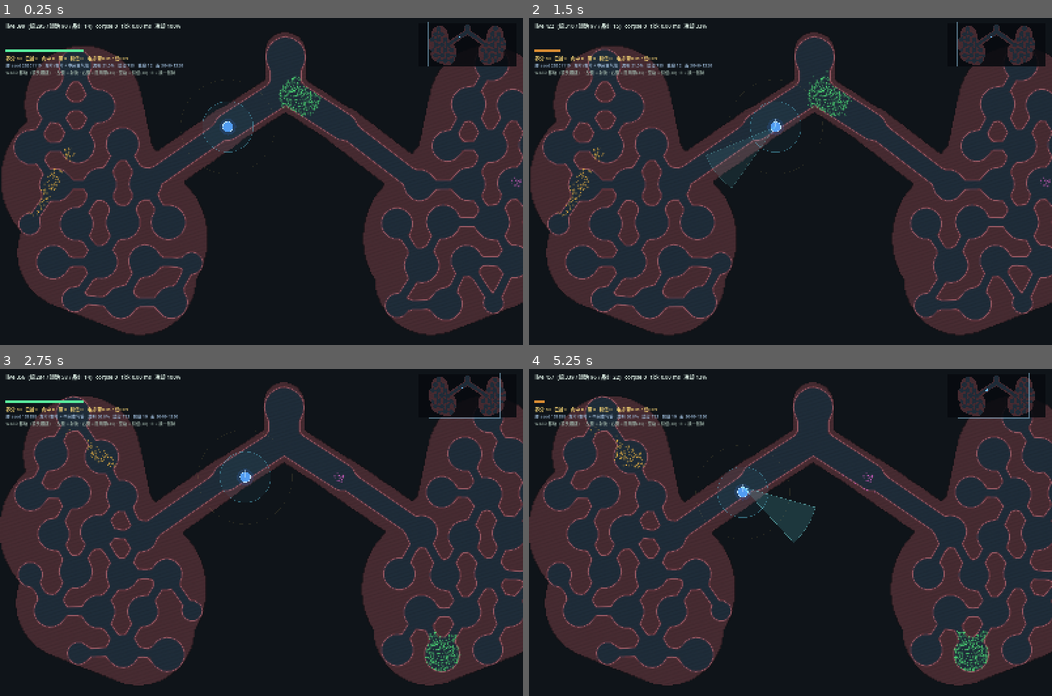
Above: before the commit, frames 1-4 (two rows, left to right).
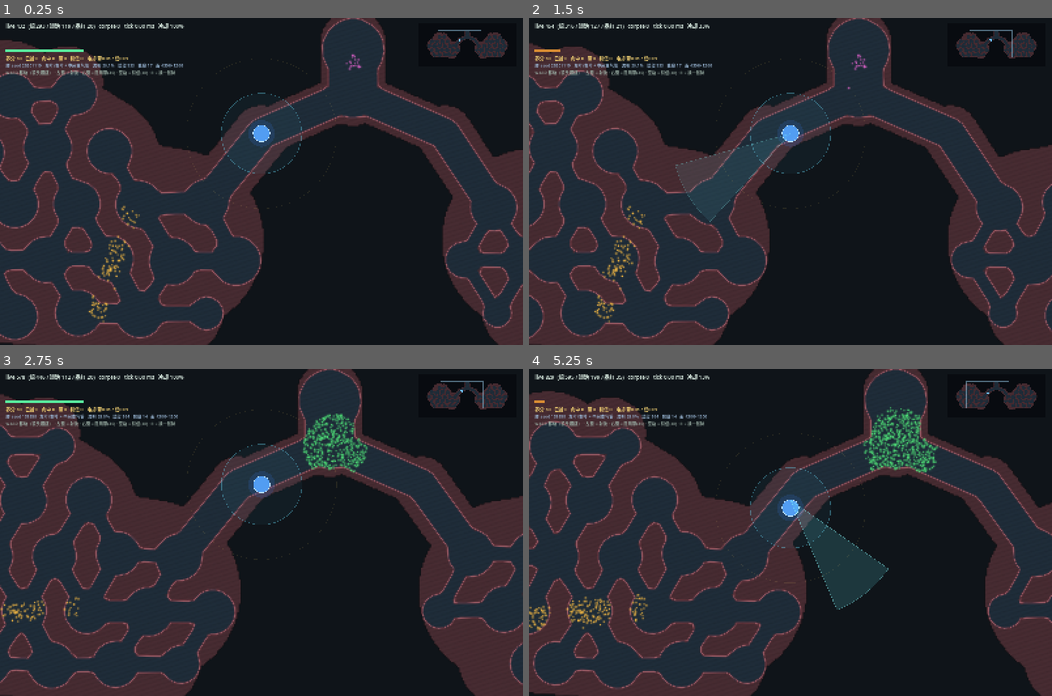
Above: after the commit, the same moments.

Repository: yanyanzi620/gamecreation
Game: Godot game, scene res://scenes/main.tscn
Two runs of this game, one before a commit and one after it. Both use one fixed random seed, a clock stepped at 60 frames per second and the inputs below.
Inputs (mouse positions are in pixels of both pictures, inside the frame that each line leads up to):
- Up to frame 1 (0.25 s): no input
- Up to frame 2 (1.5 s): tap Enter at 0.5 s; move the mouse to (905, 165) at 0.52 s; hold D 0.53-1.25 s; tap B at 0.6 s; click (905, 165) at 0.67 s; tap Space at 0.77 s; drag from (685, 197) to (764, 246) at 1.27 s
- Up to frame 3 (2.75 s): tap Space at 2 s; move the mouse to (313, 460) at 2.02 s; hold D from 2.03 s (still down); tap R at 2.1 s
- Up to frame 4 (5.25 s): release D at 2.75 s; drag from (764, 597) to (633, 483) at 2.77 s; tap Enter at 3.5 s; move the mouse to (947, 581) at 3.52 s; hold A 3.53-4.25 s; tap V at 3.6 s; tap Space at 3.77, 5 s; drag from (633, 483) to (712, 450) at 4.27 s; move the mouse to (816, 532) at 5.02 s; hold S from 5.03 s (still down); tap B at 5.1 s; click (816, 532) at 5.17 s

The runs differ from the first frame. In frame 1, 53% of the frame differs, in the area x 0-100%, y 0-100%; in frame 2, 51%; in frame 3, 51%; in frame 4, 59%.

Commit message:
feat(map): 场地放大到 4300x1260，一屏刚好装下一整叶（相机0.85跟随），肺泡同步放大到 156~176
- 肺泡 R 78~88（原 66~74），隔膜 52，玩家 60 直径 / 速度 420，病毒粒子 6~10
- 门（连接通道）三档随机：窄门 44~56 / 中门 56~80 / 宽门 80~76宽，同一张图里宽窄并存
- 门与孔隙只在「隔膜够近」的两腔之间铺，避免拉出细长面条
- 气管/主支气管/肺门同步放大（气管 176 宽、主支气管 112 宽）
- 轮廓胶囊两端做边距钳制，肺底不再被场地边切平（open=0）
- 自测 34/34 PASS：reach 100% / comps 1 / open 0，build≈155ms

Diff:
--- a/scripts/core/balance.gd
+++ b/scripts/core/balance.gd
@@ -17,12 +17,12 @@
 
 # ------------------------------------------------------------ 场地
 # 场地放大到 3040x1320：屏幕只看到局部，靠相机跟随（左右两叶 + 中间纵隔）
-const ARENA_W := 3040.0
-const ARENA_H := 1320.0
+const ARENA_W := 4300.0
+const ARENA_H := 1260.0
 const ARENA_PAD := 30.0        # 病毒不许长到离边这么近的区域
 const CELL := 30.0             # 粗格边长；只影响密度判定，不影响手感
-const GRID_W := 102            # = ceil(ARENA_W / CELL)
-const GRID_H := 44             # = ceil(ARENA_H / CELL)
+const GRID_W := 144            # = ceil(ARENA_W / CELL)
+const GRID_H := 42             # = ceil(ARENA_H / CELL)
 
 
 # ============================================================ 病毒 · 通用
@@ -36,8 +36,8 @@
 const VIRUS_COOL_MAX := 2.50
 
 const VIRUS_PROBE_DIST := 30.0 # 探路距离，习惯上等于 CELL
-const VIRUS_R_MIN := 4.5       # 粒子视觉半径下限
-const VIRUS_R_MAX := 8.0       # 粒子视觉半径上限；只影响观感，不影响碰撞
+const VIRUS_R_MIN := 6.0       # 粒子视觉半径下限
+const VIRUS_R_MAX := 10.0      # 粒子视觉半径上限；只影响观感，不影响碰撞
 
 
 # ============================================================ 病毒 · 圆周 BLOB
@@ -76,12 +76,12 @@
 
 
 # ============================================================ 玩家
-const PLAYER_SPEED := 320.0
-const PLAYER_R := 22.0          # 单元视觉半径；目前碰撞按中心点算
+const PLAYER_SPEED := 420.0
+const PLAYER_R := 30.0          # 单元视觉半径；碰撞按 0.72R 的偏移线算
 
 
 # ============================================================ 手段 · 射流
-const JET_LENGTH := 320.0        # 射程；调大 = 一次性清得更深
+const JET_LENGTH := 430.0        # 射程；调大 = 一次性清得更深
 const JET_HALF_ANGLE_DEG := 16.0 # 半角；调大 = 扇形更宽、更容易扫到
 const JET_COOLDOWN := 0.50       # 两发之间最短间隔
 const JET_VIS_SEC := 0.30        # 弹道残影停留时间（纯表现）
@@ -89,20 +89,20 @@
 
 
 # ============================================================ 手段 · 净化场（贴身自动）
-const PURGE_RADIUS := 108.0      # 站在病毒里也不至于瞬间被淹
+const PURGE_RADIUS := 145.0      # 站在病毒里也不至于瞬间被淹
 const PURGE_PER_SEC := 55.0      # 每秒消融几颗
 
 
 # ============================================================ 手段 · 养分拾取（自动）
-const PICKUP_RADIUS := 200.0     # 比射程小 -> 远端战果收不回来，必须往前走
+const PICKUP_RADIUS := 270.0     # 比射程小 -> 远端战果收不回来，必须往前走
 const PICKUP_PER_SEC := 45.0     # 每秒最多收几颗尸体
 const MOTE_SPEED := 460.0        # 光点飞回速度（纯表现）
 const MOTE_MAX := 80             # 同时在场光点上限；满了就先不吃，不会丢养分
 
 
 # ============================================================ 手段 · 阻隔带
-const BLOCK_LEN := 260.0         # 固定长度；调大 = 更容易整条封死
-const BLOCK_OFFSET := 140.0      # 落在单元正前方多远
+const BLOCK_LEN := 350.0         # 固定长度；调大 = 更容易整条封死
+const BLOCK_OFFSET := 190.0      # 落在单元正前方多远
 const BLOCK_ARM := 0.45          # 闪烁多久才生效（生效前只减速、不拦人）
 const BLOCK_LIFE := 30.0         # 生效后存活多久，到点自溶
 const BLOCK_SLACK := 12.0        # 端点容差
@@ -110,11 +110,11 @@
 
 
 # ============================================================ 手段 · 引信
-const FUSE_KILL := 85.0          # 内圈：圆盘/带状/链，进圈即消融
-const FUSE_PULL := 220.0         # 外圈：只对跳跃链生效的引力范围
+const FUSE_KILL := 115.0         # 内圈：圆盘/带状/链，进圈即消融
+const FUSE_PULL := 300.0         # 外圈：只对跳跃链生效的引力范围
 const FUSE_SPEED := 250.0        # 链被拽的速度；调大 = 吸得更快更狠
 const FUSE_LIFE := 3.0           # 引信维持多久
-const FUSE_OFFSET := 180.0       # 落在单元正前方多远
+const FUSE_OFFSET := 240.0       # 落在单元正前方多远
 const FUSE_MAX := 3              # 同时最多几枚
 
 
--- a/scripts/debug/map_selftest.gd
+++ b/scripts/debug/map_selftest.gd
@@ -39,7 +39,7 @@
 
 func _test_seed(seedv: int) -> void:
 	var gen := LungGen.new()
-	var m: OrganMap = gen.build(seedv, Vector2(3040.0, 1320.0))
+	var m: OrganMap = gen.build(seedv, Vector2(4300.0, 1260.0))
 	var rep: Dictionary = m.walk_report(16.0)
 
 	var tag := "seed %d" % seedv
@@ -82,9 +82,9 @@
 
 func _determinism() -> bool:
 	var g1 := LungGen.new()
-	var m1: OrganMap = g1.build(20261119, Vector2(3040.0, 1320.0))
+	var m1: OrganMap = g1.build(20261119, Vector2(4300.0, 1260.0))
 	var g2 := LungGen.new()
-	var m2: OrganMap = g2.build(20261119, Vector2(3040.0, 1320.0))
+	var m2: OrganMap = g2.build(20261119, Vector2(4300.0, 1260.0))
 	if m1.seg_a.size() != m2.seg_a.size():
 		return false
 	var h1 := 0.0
--- a/scripts/main.gd
+++ b/scripts/main.gd
@@ -103,7 +103,8 @@
 	# 相机：地图比屏幕大得多，镜头跟着免疫单元走
 	cam = Camera2D.new()
 	cam.name = "Cam"
-	cam.zoom = Vector2(0.72, 0.72)      # 一屏约能看到叶子的三分之一，肺形才看得出来
+	# 一屏刚好装下一整叶（约 90%）：看得见自己要守的那半区，看不见对面 —— 逼着走气管
+	cam.zoom = Vector2(0.85, 0.85)
 	cam.position_smoothing_enabled = true
 	cam.position_smoothing_speed = 9.0
 	add_child(cam)
@@ -211,7 +212,7 @@
 func _pick_start() -> Vector2:
 	var mid_x: float = _map.size.x * 0.5
 	# 左肺门：主支气管刚插进左叶的位置（和 LungGen 的 hilar 对齐）
-	var p: Vector2 = _map.nearest_free(Vector2(mid_x - 246.0, _map.size.y * 0.315), 320.0)
+	var p: Vector2 = _map.nearest_free(Vector2(mid_x - 330.0, _map.size.y * 0.330), 380.0)
 	if p.x < 0.0:
 		p = _pick_near_center()
 	return p
@@ -248,10 +249,10 @@
 		var fallback: Vector2 = _map.size * 0.5 + Vector2(float(_spawn_pts.size()) * 120.0, 0.0)
 		_spawn_pts.append(fallback)
 
-	# 场地面积约是原来的 2.5 倍，播种量同比放大，密度手感才接近
-	pop.spawn_virus(KIND_BLOB, _spawn_pts[0], 88.0, 0.0, 380, _rng.randf() * TAU)
-	pop.spawn_virus(KIND_BAND, _spawn_pts[1], 165.0, 26.0, 120, _rng.randf() * TAU)
-	pop.spawn_virus(KIND_CHAIN, _spawn_pts[2], 22.0, 0.0, 14, _rng.randf() * TAU)
+	# 场地面积从 4.0M 涨到 5.4M，播种量按面积再补一次
+	pop.spawn_virus(KIND_BLOB, _spawn_pts[0], 115.0, 0.0, 520, _rng.randf() * TAU)
+	pop.spawn_virus(KIND_BAND, _spawn_pts[1], 210.0, 34.0, 165, _rng.randf() * TAU)
+	pop.spawn_virus(KIND_CHAIN, _spawn_pts[2], 28.0, 0.0, 20, _rng.randf() * TAU)
 
 
 # ============================================================ 输入
@@ -438,14 +439,14 @@
 	var demo := player
 	if _spawn_pts.size() >= 1:
 		var target: Vector2 = _spawn_pts[0]
-		var behind: Vector2 = _map.nearest_free(target + Vector2(-235.0, 60.0), 200.0)
+		var behind: Vector2 = _map.nearest_free(target + Vector2(-300.0, 80.0), 260.0)
 		if behind.x > 0.0:
 			player = behind
 			cam.position = player
 			cam.reset_smoothing()
 			aim = (target - player).normalized()
 	# 相机跟随之后，固定坐标的老病毒团可能已经在射程外 —— 正前方补一团做验收
-	demo = player + aim * 250.0
+	demo = player + aim * 330.0
 	if not _map.solid_point(demo):
 		pop.spawn_virus(KIND_BLOB, demo, 66.0, 0.0, 110, 0.0)
 	await get_tree().create_timer(0.60).timeout
@@ -457,7 +458,7 @@
 	await get_tree().create_timer(0.85).timeout
 	_save("res://main_shot_a.png")
 	# 引信丢到正前方那团病毒里（能吸链、能清盘/带）
-	var fuse_spot: Vector2 = player + aim * 180.0
+	var fuse_spot: Vector2 = player + aim * 240.0
 	if _map.solid_point(fuse_spot):
 		fuse_spot = _map.nearest_free(fuse_spot, 60.0)
 	if fuse_spot.x > 0.0:
--- a/scripts/world/lung_gen.gd
+++ b/scripts/world/lung_gen.gd
@@ -28,42 +28,44 @@
 
 # ---- 肺泡泡沫 ----
 # 配比口径：肺泡直径 2R ≈ 140，玩家直径 44 -> 面积占比 ≈ (22/70)^2 ≈ 10%
-const ALV_R_MIN := 66.0
-const ALV_R_MAX := 74.0
-const ALV_JITTER_POS := 14.0
+const ALV_R_MIN := 78.0
+const ALV_R_MAX := 88.0
+const ALV_JITTER_POS := 12.0
 const ALV_JITTER_R := 0.03
-const MIN_SEPTUM := 46.0        # 隔膜必须比门宽，肉壁才连得成网
-const NEIGHBOR_RANGE := 1.14    # 以节距为单位，认定「相邻」的距离
+const MIN_SEPTUM := 52.0        # 隔膜必须比门宽，肉壁才连得成网
+const NEIGHBOR_RANGE := 1.16    # 以节距为单位，认定「相邻」的距离
 
 # ---- 连接管（玩家可走）----
-const DUCT_R_MIN := 18.0        # 门宽 36~40：窄于隔膜才凿不穿墙，又要容得下玩家(31.6)
-const DUCT_R_MAX := 20.0
+# 门宽随机：细门只够玩家侧身挤过，粗门能让病毒整股涌进去 —— 同一张图里有宽有窄才有机动感。
+# 下限按玩家碰撞半径卡死（0.72 * PLAYER_R(30) = 21.6），再小玩家就永远过不去。
+const DUCT_R_MIN := 22.0        # 门宽 44：刚刚容得下玩家
+const DUCT_R_MAX := 38.0        # 门宽 76：大通道，扩散会顺着它走，但不会宽到把整排骨腔糊成一条
 const EXTRA_LINK_CHANCE := 0.22 # 生成树之外再开这么多旁门，形成环路
 
 # ---- 孔隙（只有病毒能过）----
-const PORE_R_MIN := 7.0
-const PORE_R_MAX := 10.0
-const PORE_RANGE := 12.0
+const PORE_R_MIN := 9.0
+const PORE_R_MAX := 15.0
+const PORE_RANGE := 18.0
 const PORE_CHANCE := 0.45
 
 # ---- 支气管主干 ----
-const TRUNK_R := 62.0           # 主干半径（124 宽）
-const BRANCH_R := 40.0          # 肺门分支半径（80 宽）
+const TRUNK_R := 88.0           # 气管半径（176 宽）
+const BRANCH_R := 56.0          # 肺门分支半径（112 宽）
 const BRANCH_COUNT := 3         # 每侧分支数，合计 6 个肺门
 
 # ---- 器官轮廓（按 3040×1320 写死，运行时按实际尺寸缩放）----
 # 每个节点 = [x, y, r]：一个"肉块圆"。左叶沿脊柱上小下大；右叶镜像。
-const SIL_BASE := Vector2(3040.0, 1320.0)
+const SIL_BASE := Vector2(4300.0, 1260.0)
 # 叶形：肺尖很窄 -> 往下逐渐变宽 -> 最宽处在 60% 高度 -> 向肺底收成圆角。
 # 用一串半径递增/递减的圆拼，而不是一个大圆（大圆会变成一个球，看不出是肺）。
 # 叶形不再用「一串圆」拼（圆一多就变成球，看不出是肺）。
 # 下面是一串圆形 + 胶囊，按真实肺的比例摆：肺尖窄 -> 上段细长 -> 中段变宽 -> 肺底最宽并收成圆角。
 # 格式：圆 = [0, x, y, 0, 0, r]；胶囊 = [1, ax, ay, bx, by, r]；右叶自动镜像。
 const SIL_SHAPES := [
-	[0, 700.0, 220.0, 0.0, 0.0, 130.0],        # 肺尖（窄）
-	[1, 660.0, 320.0, 720.0, 600.0, 250.0],    # 上段（细长，宽约 540）
-	[1, 640.0, 640.0, 860.0, 890.0, 330.0],    # 中段（最宽约 880）
-	[1, 620.0, 950.0, 900.0, 1060.0, 240.0],   # 肺底（横向铺开，宽约 760）
+	[0, 1120.0, 232.0, 0.0, 0.0, 132.0],         # 肺尖（窄，靠内）
+	[1, 900.0, 330.0, 1210.0, 520.0, 250.0],     # 上段（细长，宽约 560）
+	[1, 700.0, 660.0, 1500.0, 800.0, 330.0],     # 中段（横向铺开，宽约 1100）
+	[1, 700.0, 990.0, 1520.0, 1050.0, 250.0],    # 肺底（最宽约 1070，收圆角）
 ]
 # 气管 / 主支气管不在这里：它们自带轮廓（见 _airway），否则纵隔会被填成一根柱子
 
@@ -82,8 +84,9 @@
 	_silhouette(m, size)
 
 	# ---------------------------------------------------------- 0.5) 两叶的肺泡
-	_lobe(m, rng, Rect2(size.x * 0.049, size.y * 0.053, size.x * 0.388, size.y * 0.905))
-	_lobe(m, rng, Rect2(size.x * 0.563, size.y * 0.053, size.x * 0.388, size.y * 0.905))
+	# 两叶的格子范围（叶形本身由轮廓决定，这里只是撒点的范围）
+	_lobe(m, rng, Rect2(360.0, 180.0, 1620.0, 1010.0))
+	_lobe(m, rng, Rect2(size.x - 1980.0, 180.0, 1620.0, 1010.0))
 
 	# ---------------------------------------------------------- 1) 支气管主干
 	_airway(m, rng, size)
@@ -103,7 +106,7 @@
 			continue
 		if m.clearance(p) < 12.0:
 			continue
-		var rr := rng.randf_range(11.0, 20.0)
+		var rr := rng.randf_range(14.0, 26.0)
 		m.decor.append([p, rr])
 
 	return m
@@ -125,6 +128,12 @@
 		else:
 			var a := Vector2(float(n[1]) * kx, float(n[2]) * ky)
 			var b := Vector2(float(n[3]) * kx, float(n[4]) * ky)
+			# 胶囊两端都要留边距，否则肺底会被场地边切平、轮廓出现开口
+			var room := 1.0e9
+			for p2 in [a, b]:
+				room = minf(room, minf(minf(p2.y - 44.0, size.y - p2.y - 44.0),
+					minf(p2.x - 44.0, size.x - p2.x - 44.0)))
+			r = minf(r, room)
 			m.add_clip_capsule(a, b, r)
 			m.add_clip_capsule(Vector2(size.x - a.x, a.y), Vector2(size.x - b.x, b.y), r)
 
@@ -257,6 +266,8 @@
 				extra.append([i, j])
 
 	for e3 in tree_edges + extra:
+		if cx[int(e3[0])].distance_to(cx[int(e3[1])]) - cr[int(e3[0])] - cr[int(e3[1])] > 110.0:
+			continue                     # 隔着肉壁太远，连过去会变成细长面条
 		_door(m, cx, cr, int(e3[0]), int(e3[1]), rng)
 
 	# 孔隙（病毒专用）
@@ -291,8 +302,16 @@
 	var dir := (cx[j] - cx[i]).normalized()
 	var pa: Vector2 = cx[i] + dir * (cr[i] - 14.0)
 	var pb: Vector2 = cx[j] - dir * (cr[j] - 14.0)
-	var dr := rng.randf_range(DUCT_R_MIN, DUCT_R_MAX)
-	dr = minf(dr, minf(cr[i], cr[j]) * 0.44)      # 小肺泡配小门，别把整颗凿穿
+	# 三档随机：窄门占多数（战术口），中门次之，宽门少数（病毒会顺着宽门整股推）
+	var roll := rng.randf()
+	var dr := 0.0
+	if roll < 0.45:
+		dr = rng.randf_range(DUCT_R_MIN, DUCT_R_MIN + 6.0)
+	elif roll < 0.85:
+		dr = rng.randf_range(DUCT_R_MIN + 6.0, DUCT_R_MIN + 18.0)
+	else:
+		dr = rng.randf_range(DUCT_R_MIN + 18.0, DUCT_R_MAX)
+	dr = minf(dr, minf(cr[i], cr[j]) * 0.5)       # 窄肺泡配窄门，别把整颗凿穿
 	m.add_capsule(pa, pb, dr)
 
 
@@ -303,17 +322,17 @@
 	var kx: float = size.x / SIL_BASE.x
 
 	# 1) 气管：从上方进来，短短一截就分叉（解剖上气管在肺外，所以它自带轮廓）
-	var t_top := Vector2(mid_x, size.y * 0.075)
-	var carina := Vector2(mid_x, size.y * 0.195)
-	m.add_circle(t_top + Vector2(0.0, 20.0), 84.0)
-	m.add_capsule(t_top, carina, 66.0)
-	m.add_clip_capsule(t_top, carina, 86.0)
+	var t_top := Vector2(mid_x, size.y * 0.070)
+	var carina := Vector2(mid_x, size.y * 0.215)
+	m.add_circle(t_top + Vector2(0.0, 26.0), 112.0)
+	m.add_capsule(t_top, carina, TRUNK_R)
+	m.add_clip_capsule(t_top, carina, TRUNK_R + 30.0)
 
 	# 2) 左右主支气管：从隆突斜插进各自肺门，这一段是两叶唯一的通道
 	for side in [-1.0, 1.0]:
-		var hilar := Vector2(mid_x + side * 246.0 * kx, size.y * 0.315)
-		m.add_capsule(carina, hilar, 58.0)
-		m.add_clip_capsule(carina, hilar, 82.0)
+		var hilar := Vector2(mid_x + side * 330.0 * kx, size.y * 0.330)
+		m.add_capsule(carina, hilar, BRANCH_R)
+		m.add_clip_capsule(carina, hilar, BRANCH_R + 26.0)
 
 		# 3) 进入肺门后继续往里连到最近的肺泡，保证主干 <-> 两叶一定连通
 		var t1 := _nearest_alv(hilar)
